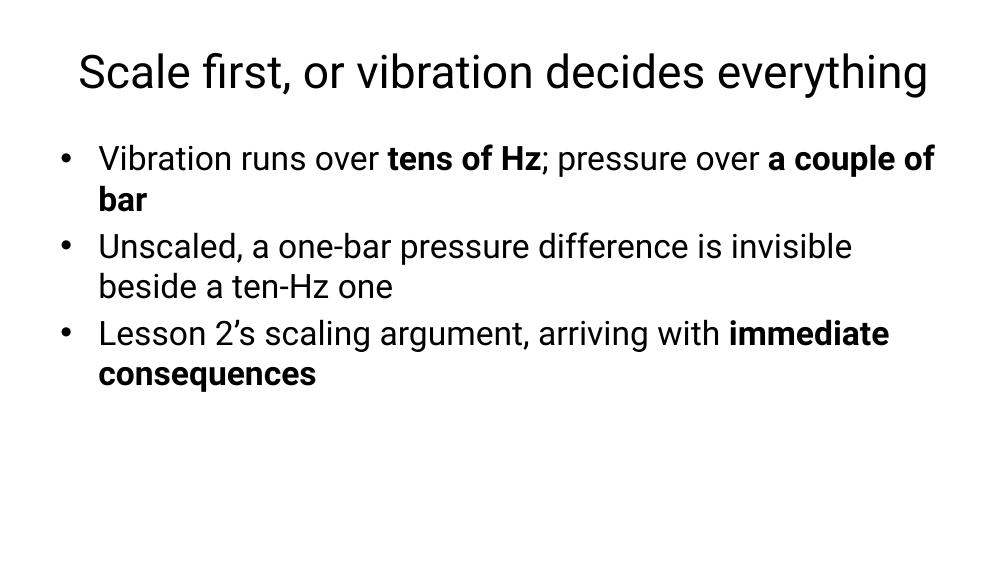
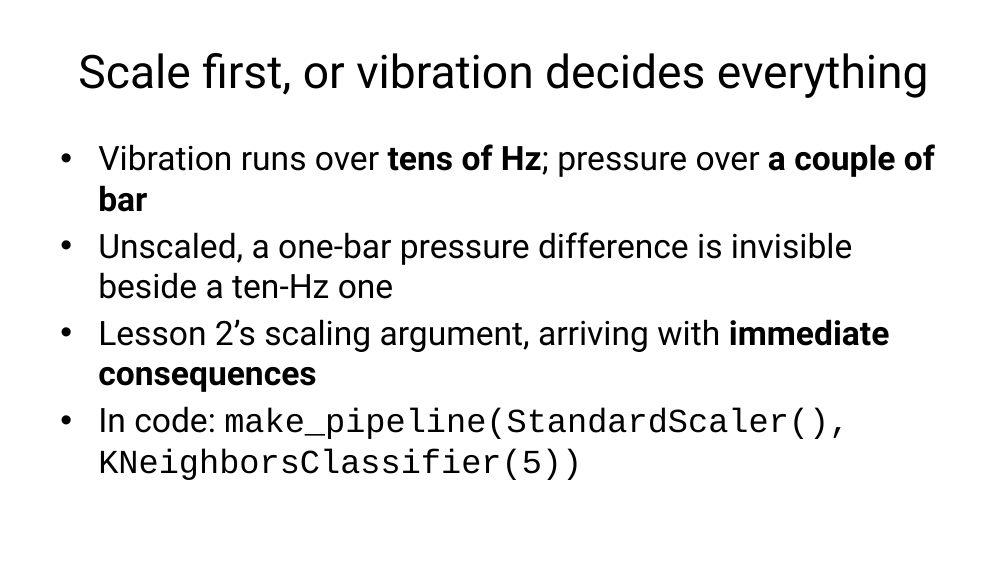
Before and after one commit to fabioantonini/technologies-for-artificial-intelligence, a slide deck: slide 9 of Lessons/06_knn_naive_bayes_svm/Slides/knn_naive_bayes_svm_slides.pptx. Drawn at 1008x567 pixels with LibreOffice and Linux fonts; fonts in the diff are those of the drawing; background and template pictures are left out. Boxes give left, top, right and bottom in pixels: in the first picture for what was removed or moved away, otherwise in the second. Text is boxed around its words. In the diff, an @@ line names an element or a change of style, - is before the commit and + after.

```diff
--- a/Lessons/06_knn_naive_bayes_svm/Slides/knn_naive_bayes_svm_slides.pptx
+++ b/Lessons/06_knn_naive_bayes_svm/Slides/knn_naive_bayes_svm_slides.pptx
@@ text at (x1=98, y1=406, x2=849, y2=480): paragraph added @@
+• In code: make_pipeline(StandardScaler(), KNeighborsClassifier(5))
```
Also in this commit, not shown: 7 other slides changed, 1 slide added, 1 slide removed, 9 other files.
